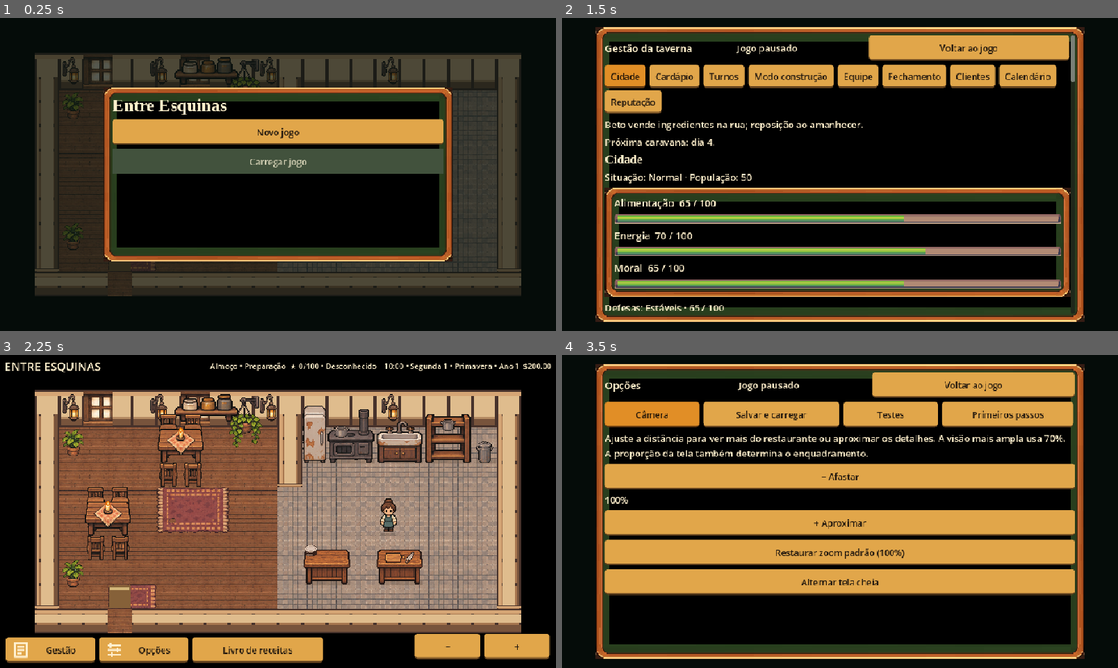
Above: before the commit, frames 1-4 (two rows, left to right).
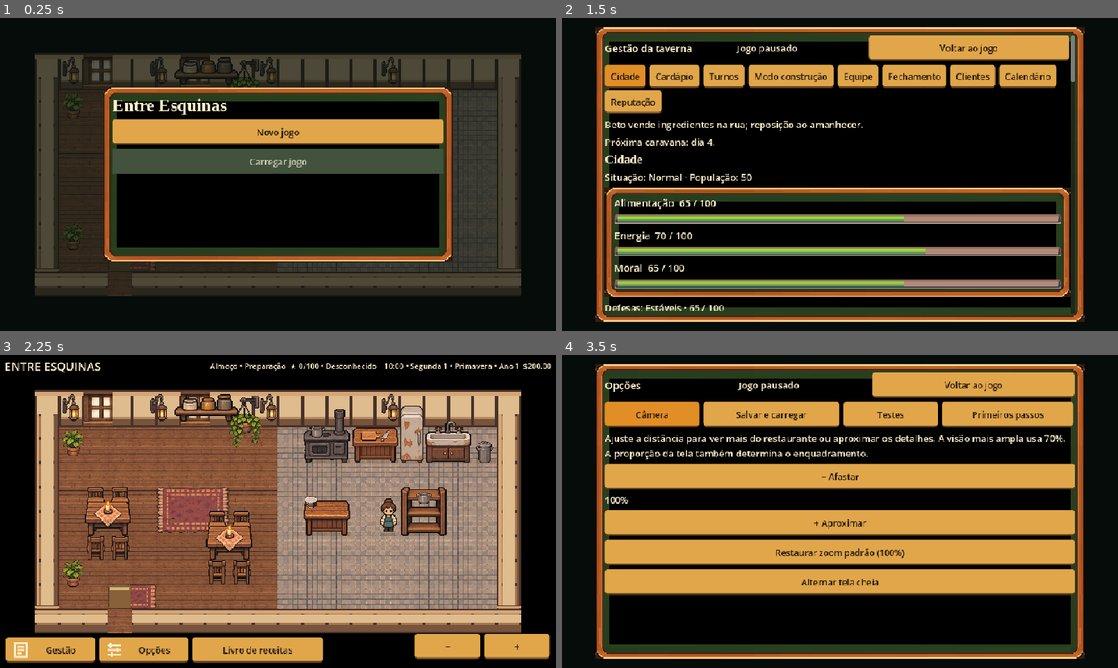
Above: after the commit, the same moments.

Repository: denerRsilva/Entre-Esquinas
Game: Godot game, scene res://mundo/Restaurante.tscn
Same seed, same stepped clock (60 frames per second), same inputs: the game is played once before the commit and once after it.
Inputs:
- Up to frame 1 (0.25 s): no input
- Up to frame 2 (1.5 s): click "Novo jogo" at 0.5 s; click "Gestão" at 1.25 s
- Up to frame 3 (2.25 s): click "Voltar ao jogo" at 2 s
- Up to frame 4 (3.5 s): click "Opções" at 2.75 s

The runs differ from the first frame. In frame 1, less than 0.1% of the frame differs, in the area x 50-55%, y 18-23%; in frame 2, nothing differs; in frame 3, 10%, in the area x 28-85%, y 16-74%; in frame 4, nothing differs.

Commit message:
feat: reorganizar cozinha inicial e remover divisoria interna

Diff:
--- a/godot/mundo/Taverna.gd
+++ b/godot/mundo/Taverna.gd
@@ -52,7 +52,7 @@
 		asset(WALLS,[0,0,32,32],Rect2(x*40,top,40,62))
 		asset(WALLS,[0,0,32,32],Rect2(x*40+40,top,40,62))
 	# Continuous side walls: only plaster repeats, never the horizontal wall's plinth.
-	var spans := [[left,top+40,600],[920,top+40,600],[560,top+40,400]] if single_room else [[left,top+40,600],[920,top+40,600],[560,top+40,280],[560,320,600]]
+	var spans := [[left,top+40,600],[920,top+40,600]] if single_room else [[left,top+40,600],[920,top+40,600],[560,top+40,280],[560,320,600]]
 	for span in spans:
 		side_wall(span[0],span[1],span[2])
 	if not single_room:
--- a/godot/project.godot
+++ b/godot/project.godot
@@ -1,7 +1,7 @@
 config_version=5
 [application]
 config/name="Entre Esquinas — Restaurante"
-config/version="0.21.2-godot.56"
+config/version="0.21.2-godot.57"
 run/main_scene="res://mundo/Restaurante.tscn"
 run/max_fps=60
 config/features=PackedStringArray("4.6", "GL Compatibility")
--- a/godot/qa/InicioUI.gd
+++ b/godot/qa/InicioUI.gd
@@ -1,5 +1,6 @@
 extends "res://qa/FluxoCompletoNativoUI.gd"
 const MARKET = preload("res://simulacao/nativa/Mercado.gd")
+const START = preload("res://simulacao/nativa/Inicio.gd")
 func snapshot(name: String) -> void:
 	if not "--capture" in OS.get_cmdline_user_args():return
 	root.mode=Window.MODE_WINDOWED;root.size=Vector2i(1280,720);g.tick(0);await layout();await RenderingServer.frame_post_draw
@@ -24,6 +25,15 @@
 	var s: Dictionary = g.session.state
 	check(s.cash==200 and s.workers.is_empty(),"Início com 200 e sem funcionário")
 	check(s.objects.filter(func(o):return o.type=="table").size()==2 and s.objects.filter(func(o):return o.type=="chair").size()==8,"Duas mesas e oito cadeiras")
+	for type in START.KITCHEN_LAYOUT:
+		var o: Dictionary = s.objects.filter(func(object):return object.type==type)[0]
+		check(Vector2i(o.x,o.y)==START.KITCHEN_LAYOUT[type],"Posição inicial da cozinha: "+type)
+	check(s.objects.filter(func(o):return o.type=="table").map(func(o):return Vector2i(o.x,o.y))==[Vector2i(6,11),Vector2i(11,12)],"Duas mesas do salão nas posições da referência")
+	for y in range(7,10):
+		check(not g.session.MOVE.MAP.blocked(s,"restaurant",Vector2i(14,y)),"Divisória removida libera passagem: "+str(y))
+	check(g.session.MOVE.MAP.route(s,"restaurant",Vector2i(13,9),Vector2i(15,9))!=null,"Navegação atravessa o antigo local da divisória")
+	var building: Dictionary = s.duplicate(true)
+	check(preload("res://simulacao/nativa/Construcao.gd").place(building,"counterThinMiddle",14,8,0).ok,"Construção também libera o espaço da divisória removida")
 	check(s.equipment.pot==2 and s.equipment.plate==8 and s.inv.kitchen.arroz==12 and s.inv.kitchen.batata==8 and s.inv.kitchen.cenoura==8,"Utensílios e ingredientes do kit aprovado")
 	check(g.session.SAVE.serialize(s)!=null,"Início conserva recursos e pode ser salvo")
 	check(g.session.simulation.choose_recipe(s) in ["caldoBatata","arrozCenoura"],"Clientes só escolhem as duas receitas iniciais")
--- a/godot/simulacao/nativa/Inicio.gd
+++ b/godot/simulacao/nativa/Inicio.gd
@@ -3,12 +3,14 @@
 const INV = preload("res://simulacao/nativa/Inventario.gd")
 const STORE = preload("res://simulacao/nativa/Armazenamento.gd")
 const RECIPES = preload("res://simulacao/nativa/receitas.json")
+const KITCHEN_LAYOUT = {"stove":Vector2i(15,8),"prep":Vector2i(17,8),"fridge":Vector2i(19,7),"sink":Vector2i(20,8),"bin":Vector2i(22,8),"kitchen":Vector2i(15,11),"potRack":Vector2i(19,11)}
 static func apply(s: Dictionary) -> void:
 	s.startKit={"version":1,"recipes":["caldoBatata","arrozCenoura"]}
 	s.cash=200
 	var table_ids: Array = s.objects.filter(func(o):return o.type=="table").map(func(o):return o.id)
-	# Remove the lower-right table and its four linked chairs, preserving layout.
-	var table = s.objects.filter(func(o):return o.id==table_ids.back())[0]
+	# In the single-room starter, keep the two lower tables from the reference.
+	var removed_table = table_ids.front() if s.get("singleRoom",false) else table_ids.back()
+	var table = s.objects.filter(func(o):return o.id==removed_table)[0]
 	var erase_ids: Array = [table.id]
 	for o in s.objects:
 		if o.type=="chair":
@@ -22,6 +24,9 @@
 		s.menu[id]=id in s.startKit.recipes;s.prices[id]=RECIPES.data[id].price
 		for kind in ["made","eaten","wasted"]:s.meals[kind][id]=0
 	for o in s.objects:
+		if s.get("singleRoom",false) and KITCHEN_LAYOUT.has(o.type):
+			var position: Vector2i = KITCHEN_LAYOUT[o.type]
+			o.x=position.x;o.y=position.y
 		if o.type=="fridge":
 			o.inventory.fill(null)
 			for pair in [["arroz",12],["batata",8],["cenoura",8]]:INV.add(o.inventory,pair[0],pair[1]);s.purchased[pair[0]]=pair[1]
--- a/godot/simulacao/nativa/Mapa.gd
+++ b/godot/simulacao/nativa/Mapa.gd
@@ -8,7 +8,7 @@
 
 static func wall(room: String, x: int, y: int, state: Dictionary = {}) -> bool:
 	if room=="restaurant" and state.get("singleRoom",false):
-		return x<=4 or x>=23 or y<=6 or y>=15 or (x==14 and y<10)
+		return x<=4 or x>=23 or y<=6 or y>=15
 	if room=="restaurant" and state.get("compact",false) and (x<=4 or y<=2):return true
 	if x<1 or y<1 or x>=23 or y>=15:return true
 	if room=="restaurant":return (x==14 and y!=7) or (x>=15 and y==10 and x!=18)
Not shown, changed: godot/export_presets.cfg
Not shown, changed: godot/qa/referencia-migracao/construcao.json
Not shown, changed: godot/qa/referencia-migracao/rotas-nativas.json
Not shown, added: docs/cozinha-inicial-57.md
Not shown, changed: godot/ANDROID.md
Not shown, changed: godot/qa/LEIA-ME.md
